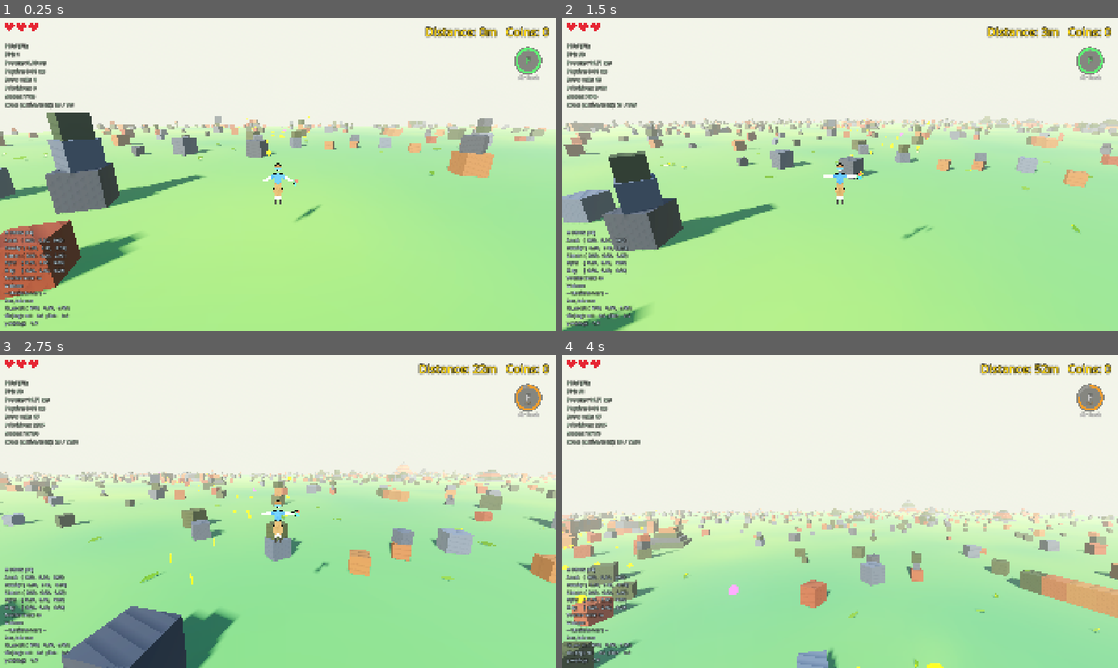
Above: before the commit, frames 1-4 (two rows, left to right).
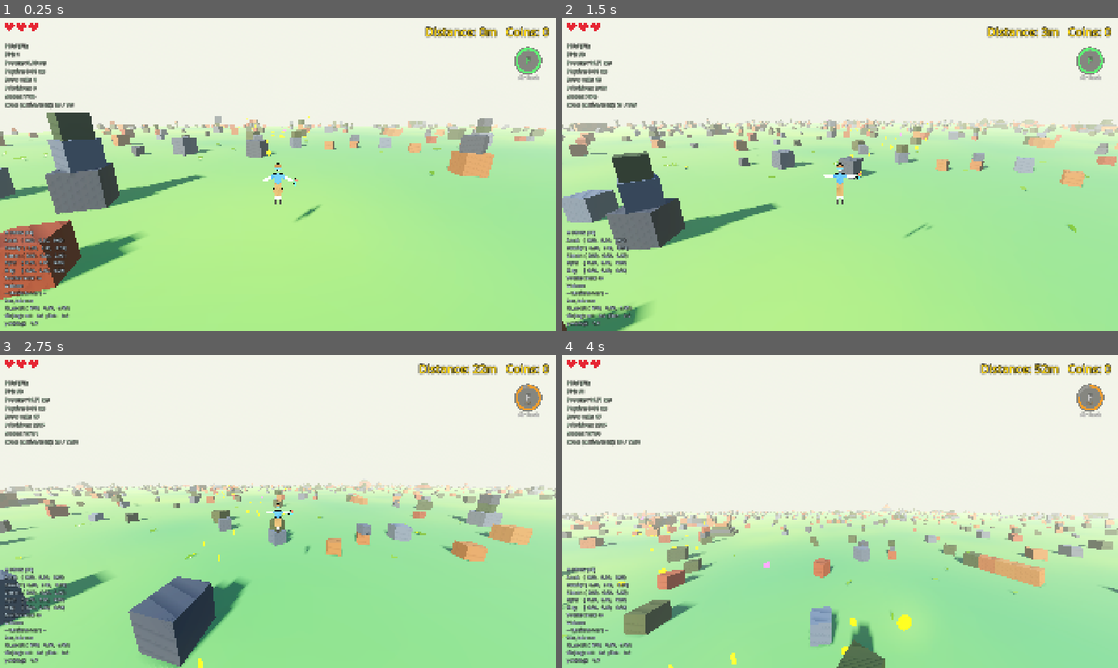
Above: after the commit, the same moments.

Repository: korjavin/godot-test1
Game: Godot game, scene res://scenes/main.tscn
Same seed, same stepped clock (60 frames per second), same inputs: the game is played once before the commit and once after it.
Inputs (mouse positions are in pixels of both pictures, inside the frame that each line leads up to):
- Up to frame 1 (0.25 s): no input
- Up to frame 2 (1.5 s): tap Enter (ui_accept) at 0.5 s; move the mouse to (867, 174) at 0.52 s; hold Ctrl (duck) 0.53-1.28 s; hold W (move_forward) from 0.53 s (still down); tap Space (jump) at 0.77, 1.07 s; move the mouse to (812, 174) at 1.27 s; tap Shift (run) at 1.35 s
- Up to frame 3 (2.75 s): keep holding W (move_forward); tap Space (jump) at 1.52, 1.82 s; move the mouse to (289, 505) at 2.02 s; tap F (special_ability) at 2.1 s
- Up to frame 4 (4 s): keep holding W (move_forward); move the mouse to (834, 517) at 2.77 s; tap R (switch_character) at 2.85 s; tap Space (jump) at 3.02, 3.32, 3.77 s; move the mouse to (878, 514) at 3.52 s; tap C (toggle_camera) at 3.6 s

The runs differ from the first frame. In frame 1, 0.1% of the frame differs, in the area x 0-87%, y 24-90%; in frame 2, 3.9%; in frame 3, 19%, in the area x 0-100%, y 24-100%; in frame 4, 16%.

Commit message:
feat: SpringArm3D camera rig — offset shake, FP bypass, eased keyboard turn, speed FOV

Diff:
--- a/scenes/player.tscn
+++ b/scenes/player.tscn
@@ -24,5 +24,10 @@
 [node name="CameraPivot" type="Node3D" parent="."]
 transform = Transform3D(1, 0, 0, 0, 1, 0, 0, 0, 1, 0, 1.5, 0)
 
-[node name="Camera3D" type="Camera3D" parent="CameraPivot"]
-transform = Transform3D(1, 0, 0, 0, 0.965926, 0.258819, 0, -0.258819, 0.965926, 0, 2, 8)
+[node name="CameraArm" type="SpringArm3D" parent="CameraPivot"]
+transform = Transform3D(1, 0, 0, 0, 0.970296, 0.241922, 0, -0.241922, 0.970296, 0, 0, 0)
+spring_length = 8.25
+margin = 0.25
+
+[node name="Camera3D" type="Camera3D" parent="CameraPivot/CameraArm"]
+transform = Transform3D(1, 0, 0, 0, 0.999848, 0.0174524, 0, -0.0174524, 0.999848, 0, 0, 0)
--- a/scripts/player_controller.gd
+++ b/scripts/player_controller.gd
@@ -90,12 +90,35 @@
 ## Lower values = slower rotation (smoother but less responsive)
 const ROTATION_SPEED: float = 10.0
 
-## Camera reference - we'll set this up in the scene
+## Camera rig references. The chain is CameraPivot → CameraArm → Camera3D:
+## the pivot carries the mouse-look pitch, and the SpringArm3D between pivot
+## and camera pulls the camera in whenever a wall/block sits in the way, so the
+## view never clips through geometry. NOTE: a SpringArm3D OVERRIDES its
+## children's local position every physics frame (it slides them along its
+## local Z by the collision-clamped length) — so nothing may ever write
+## camera.position. The bite shake uses Camera3D.h_offset/v_offset (view-space
+## offsets the arm doesn't touch) and first-person moves the ARM itself
+## (see _apply_view_mode).
 @onready var camera_pivot: Node3D = $CameraPivot
-@onready var camera: Camera3D = $CameraPivot/Camera3D
+@onready var camera_arm: SpringArm3D = $CameraPivot/CameraArm
+@onready var camera: Camera3D = $CameraPivot/CameraArm/Camera3D
 
 ## Mouse sensitivity for camera rotation
 const MOUSE_SENSITIVITY: float = 0.003
+
+## Keyboard-turn camera easing: when A/D spin the body, the camera pivot lags
+## the turn and eases back in at this rate (higher = catches up faster), so a
+## keyboard turn sweeps smoothly instead of snapping with the body. MOUSE turns
+## deliberately bypass this (they never touch camera_yaw_lag) and stay 1:1.
+const CAMERA_TURN_EASE: float = 10.0
+
+## Speed-scaled field of view: the camera widens from FOV_BASE (the Camera3D
+## default) toward FOV_MAX as horizontal speed climbs from WALK_SPEED up to
+## Windman's air-rush speed — fast movement literally looks fast. Eased at
+## FOV_EASE per second so the lens never snaps.
+const FOV_BASE: float = 75.0
+const FOV_MAX: float = 97.0
+const FOV_EASE: float = 5.0
 
 ## Camera pitch limits (prevents camera from flipping over)
 const CAMERA_PITCH_MIN: float = -60.0  # Looking down limit (degrees)
@@ -207,20 +230,38 @@
 const RESPAWN_GRACE_DURATION: float = 5.0
 
 ## Camera shake, used by the crocodile-bite hit effect. Decays back to 0.
+## The shake drives Camera3D.h_offset/v_offset (view-space slide of the lens),
+## NOT camera.position — the SpringArm3D owns the camera's local position and
+## would stomp any write there every physics frame. Offsets also work
+## identically in first-person, so the shake needs no per-view rest caching.
 var shake_amount: float = 0.0
 const SHAKE_MAX: float = 0.25
 const SHAKE_DECAY: float = 1.0
-## Resting local position of the camera, so shake can offset from it and restore.
-var camera_rest_position: Vector3 = Vector3.ZERO
+
+## Keyboard-turn camera lag (radians). handle_turning subtracts each frame's
+## body turn into this; _process applies it to the pivot's yaw and decays it to
+## zero, so the camera trails an A/D turn and eases in behind the body. Mouse
+## turns never touch it, keeping mouse look 1:1. Zeroed in reset_position().
+var camera_yaw_lag: float = 0.0
+
+## Transient FOV kick (degrees) added on top of the speed-scaled target — set
+## by Windman's Air Rush launch and decayed by the ability code (Task 7 wiring;
+## harmlessly 0 until then).
+var fov_punch: float = 0.0
 
 ## First-person view mode. This is a player PREFERENCE, not transient state: it
 ## deliberately survives respawn, restart, and character switches (nothing in
 ## those paths resets it). Toggled with C in _physics_process (STEP 0.55).
 var first_person: bool = false
-## The camera's original scene-file transform (position (0,2,8), baked −15°
-## pitch), cached in _ready() so leaving first-person restores the shipped
-## third-person view byte-for-byte instead of rebuilding an approximation.
-var third_person_camera_transform: Transform3D = Transform3D.IDENTITY
+## The spring arm's original scene-file transform (−14° pitch at the pivot) and
+## length (8.25 — the old camera's (0,2,8) offset expressed as an arm), plus the
+## camera's residual −1° pitch, cached in _ready() so leaving first-person
+## restores the shipped third-person framing byte-for-byte. First-person
+## commandeers the ARM (identity basis at the eyes, zero length ⇒ no collision
+## cast ⇒ the arm is bypassed in FP for free) — see _apply_view_mode().
+var third_person_arm_transform: Transform3D = Transform3D.IDENTITY
+var third_person_arm_length: float = 0.0
+var third_person_camera_rotation: Vector3 = Vector3.ZERO
 
 ## Character's visual mesh (for ducking animation)
 @onready var mesh_instance: Node3D = $MeshInstance3D
@@ -374,12 +415,17 @@
 	preload_all_characters()
 	set_active_character(current_character_index)
 
-	# Remember the camera's resting spot so the hit-shake can offset from it,
-	# and cache the full scene transform so the first-person toggle (C) can
-	# restore the exact shipped third-person view when switching back.
+	# Cache the spring arm's scene pose (transform + length) and the camera's
+	# residual pitch so the first-person toggle (C) can restore the exact
+	# shipped third-person view when switching back. Also exclude our own
+	# capsule from the arm's collision cast — otherwise the arm would "hit"
+	# the player and yank the camera into the back of our head.
+	if camera_arm:
+		camera_arm.add_excluded_object(get_rid())
+		third_person_arm_transform = camera_arm.transform
+		third_person_arm_length = camera_arm.spring_length
 	if camera:
-		camera_rest_position = camera.position
-		third_person_camera_transform = camera.transform
+		third_person_camera_rotation = camera.rotation
 
 	print("Player Controller initialized!")
 	print("Controls:")
@@ -447,31 +493,39 @@
 	mode. Deliberately idempotent — safe to re-run any time (e.g. after a Teibi
 	resize or a character switch) without tracking what the previous state was.
 	"""
-	if not camera:
+	if not camera or not camera_arm:
 		return
 	if first_person:
-		# Identity basis zeroes the camera's baked −15° third-person pitch, so
-		# the pivot's pitch alone (mouse-look) is the look pitch. Position puts
-		# the camera at the character's eyes. Hide the model so we don't see
-		# our own head from the inside.
-		camera.transform = Transform3D(Basis.IDENTITY, _first_person_eye_position())
+		# First-person commandeers the ARM, not the camera (the arm owns the
+		# camera's local position — see the rig note in SECTION 3). Identity
+		# basis zeroes the arm's −14° scene pitch so the pivot's pitch alone
+		# (mouse-look) is the look pitch; the arm origin moves to the eyes; and
+		# zero spring length means the camera slides to the arm origin AND no
+		# collision ray is cast — the arm is bypassed in FP for free. The
+		# camera's residual −1° pitch is zeroed too. Hide the model so we
+		# don't see our own head from the inside.
+		camera_arm.spring_length = 0.0
+		camera_arm.transform = Transform3D(Basis.IDENTITY, _first_person_eye_position())
+		camera.rotation = Vector3.ZERO
 		if character_container:
 			character_container.visible = false
 	else:
-		# Restore the CACHED scene transform — byte-identical to the shipped
-		# third-person view — and show the model again.
-		camera.transform = third_person_camera_transform
+		# Restore the CACHED scene arm pose + camera pitch — byte-identical to
+		# the shipped third-person view — and show the model again.
+		camera_arm.transform = third_person_arm_transform
+		camera_arm.spring_length = third_person_arm_length
+		camera.rotation = third_person_camera_rotation
 		if character_container:
 			character_container.visible = true
-	# The bite-shake offsets the camera from camera_rest_position and snaps
-	# back to it, so it MUST track the current view's rest spot — otherwise a
-	# shake would teleport the camera into the other view.
-	camera_rest_position = camera.position
+	# No shake bookkeeping needed here: the bite shake lives on the camera's
+	# h_offset/v_offset, which are view-space and identical in both views.
 
 
 func _first_person_eye_position() -> Vector3:
 	"""
-	The first-person camera's local position UNDER THE PIVOT. The pivot sits at
+	The first-person eye point as a local position UNDER THE PIVOT (in FP the
+	spring arm gets an identity basis, so arm-local == pivot-local and this
+	value seats the ARM — the camera rides at its origin). The pivot sits at
 	a fixed local height (1.5), so we subtract it from the desired eye height.
 	Deriving the scale from the collision capsule means Teibi's small/giant
 	forms move the eyes down/up automatically.
@@ -497,7 +551,7 @@
 	# switch_character gotcha in CLAUDE.md. Polled BEFORE the frozen-state early
 	# returns below so a press during the caught/respawn/game-over windows isn't
 	# silently dropped — the view is a pure camera preference and safe to flip
-	# while frozen (_apply_view_mode() only touches the camera and model).
+	# while frozen (_apply_view_mode() only touches the camera rig and model).
 	if Input.is_action_just_pressed("toggle_camera"):
 		first_person = not first_person
 		_apply_view_mode()
@@ -638,23 +692,40 @@
 
 func _process(delta: float) -> void:
 	"""
-	Per-frame visual updates that don't belong in the physics step. Right now this
-	is just the camera shake from being bitten — it offsets the camera by a small
-	random amount that decays back to zero.
+	Per-frame visual camera work that doesn't belong in the physics step:
+	the bite shake (random view-space offsets that decay to zero), the eased
+	keyboard-turn lag, and the speed-scaled FOV.
 	"""
 	if not camera:
 		return
 
+	# Bite shake — driven through h_offset/v_offset (a view-space slide of the
+	# lens), because the SpringArm3D overwrites camera.position every physics
+	# frame. Offsets ride on top of whatever the arm decides, in both views.
 	if shake_amount > 0.0:
 		shake_amount = maxf(0.0, shake_amount - SHAKE_DECAY * delta)
-		camera.position = camera_rest_position + Vector3(
-			randf_range(-1.0, 1.0),
-			randf_range(-1.0, 1.0),
-			0.0
-		) * shake_amount
-	elif camera.position != camera_rest_position:
+		camera.h_offset = randf_range(-1.0, 1.0) * shake_amount
+		camera.v_offset = randf_range(-1.0, 1.0) * shake_amount
+	elif camera.h_offset != 0.0 or camera.v_offset != 0.0:
 		# Settle exactly back to rest once the shake is done.
-		camera.position = camera_rest_position
+		camera.h_offset = 0.0
+		camera.v_offset = 0.0
+
+	# Eased keyboard turn: the pivot's yaw holds the lag handle_turning banked,
+	# then the lag decays toward zero — so the camera starts behind an A/D turn
+	# and smoothly catches up. Mouse turns never bank lag, so they stay 1:1.
+	camera_pivot.rotation.y = camera_yaw_lag
+	camera_yaw_lag = lerpf(camera_yaw_lag, 0.0, minf(1.0, CAMERA_TURN_EASE * delta))
+
+	# Speed-scaled FOV: map horizontal speed from WALK_SPEED → Windman's
+	# air-rush speed onto FOV_BASE → FOV_MAX, add any transient ability punch,
+	# and ease the lens toward it. A Camera3D property, so it applies
+	# identically in first- and third-person.
+	var horizontal_speed := Vector2(velocity.x, velocity.z).length()
+	var speed_blend := clampf(
+		(horizontal_speed - WALK_SPEED) / (WINDMAN_AIR_SPEED - WALK_SPEED), 0.0, 1.0)
+	var target_fov := lerpf(FOV_BASE, FOV_MAX, speed_blend) + fov_punch
+	camera.fov = lerpf(camera.fov, target_fov, minf(1.0, FOV_EASE * delta))
 
 # ============================================================================
 # HELPER FUNCTIONS
@@ -742,7 +813,13 @@
 	if absf(turn_input) > 0.01:
 		# A positive angle spins counter-clockwise around +Y, i.e. to the
 		# character's left — which matches A producing a positive turn_input.
-		rotate_y(turn_input * TURN_SPEED * delta)
+		var turn_delta := turn_input * TURN_SPEED * delta
+		rotate_y(turn_delta)
+		# Bank the same turn as camera lag: the pivot counter-rotates by it and
+		# eases back to zero in _process, so the camera trails the keyboard
+		# turn instead of snapping with the body. (Mouse turns happen in
+		# _input and never touch this, keeping mouse look 1:1.)
+		camera_yaw_lag -= turn_delta
 
 func update_sidestep(delta: float) -> void:
 	"""
@@ -1545,6 +1622,7 @@
 	if camera_pivot:
 		camera_pivot.rotation.x = 0.0  # Reset camera vertical rotation
 		camera_pivot.rotation.y = 0.0  # Reset camera horizontal rotation
+	camera_yaw_lag = 0.0  # Drop any keyboard-turn lag along with the pivot yaw
 
 	# Reset character state
 	is_ducking = false
@@ -1867,7 +1945,7 @@
 		var bottom := collision_base_y - collision_half_height
 		collision_shape.position.y = bottom + s * collision_half_height
 	# First-person eyes are derived from this capsule scale, so a resize must
-	# immediately re-seat the camera (and the shake rest position) at the new
+	# immediately re-seat the spring arm (which carries the camera) at the new
 	# height — small Teibi looks from down low, giant Teibi from up high.
 	# _apply_view_mode() is idempotent, so this is safe from every caller
 	# (F-cycle, form timeout, character switch, respawn).
Not shown, changed: docs/plans/20260814-game-feel-juice.md
